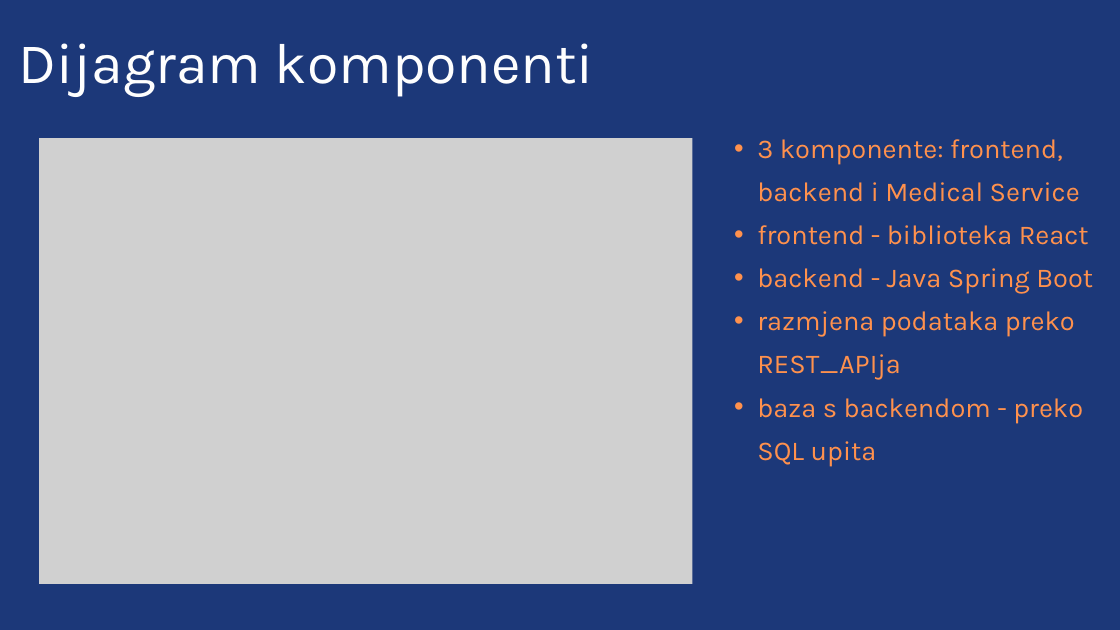
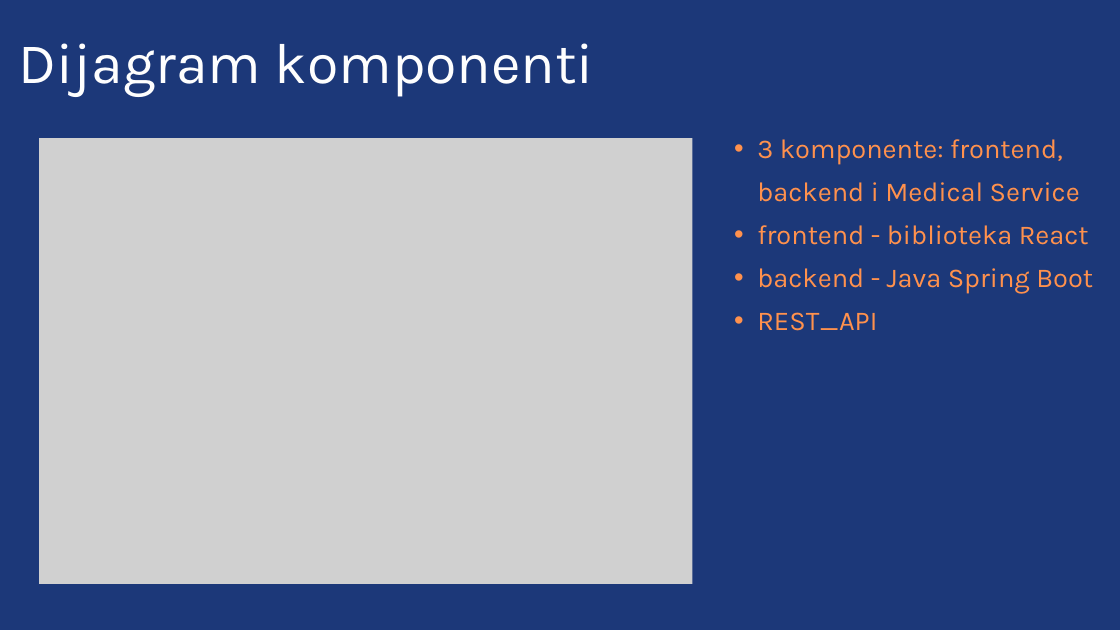
Before and after one commit to tintilinici/DentAll, a slide deck: slide 12 of Prezentacija.pptx. Drawn at 1120x630 pixels with LibreOffice and Linux fonts; fonts in the diff are those of the drawing; grey boxes stand for pictures. Boxes give left, top, right and bottom in pixels: in the first picture for what was removed or moved away, otherwise in the second. Text is boxed around its words. In the diff, an @@ line names an element or a change of style, - is before the commit and + after.

```diff
--- a/Prezentacija.pptx
+++ b/Prezentacija.pptx
@@ text at [757,312,877,331]: text changed @@
-  • razmjena podataka preko REST_APIja
-  • baza s backendom - preko SQL upita
+  • REST_API
```
Also in this commit, not shown: 10 other slides changed.
